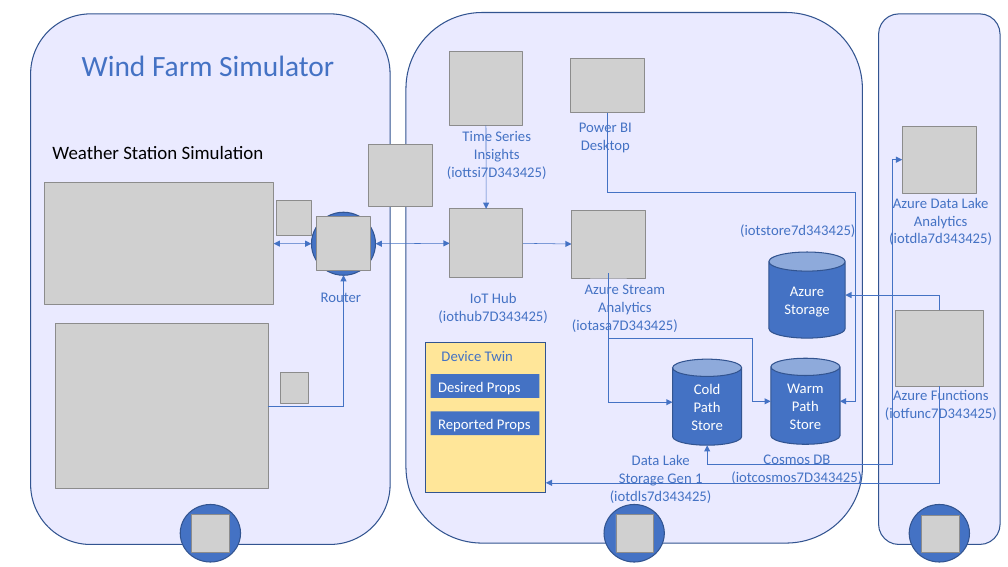
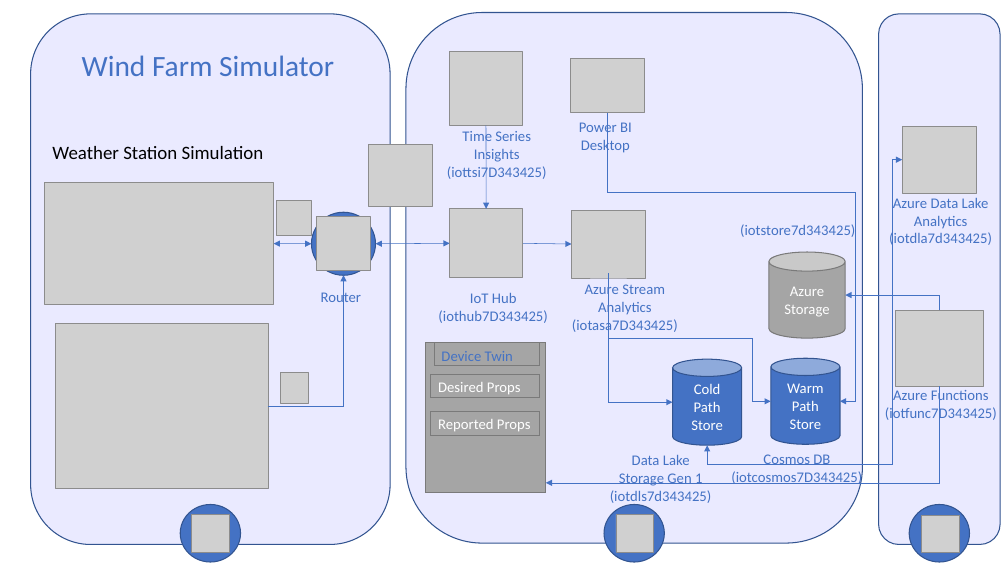
Before and after one commit to beax1000/dev302x, a slide deck: slide 1 of Lab2/WeatherStationArchitecture-7D343425.pptx. Drawn at 1008x567 pixels with LibreOffice and Linux fonts; fonts in the diff are those of the drawing; grey boxes stand for pictures. Boxes give left, top, right and bottom in pixels: in the first picture for what was removed or moved away, otherwise in the second. Text is boxed around its words. In the diff, an @@ line names an element or a change of style, - is before the commit and + after.

```diff
--- a/Lab2/WeatherStationArchitecture-7D343425.pptx
+++ b/Lab2/WeatherStationArchitecture-7D343425.pptx
@@ cylinder "Azure Storage" at (769,252,845,338): fill #4472C4 to #A5A5A5; outline #325491 1 pt to #7A7A7A 1 pt @@
@@ rectangle at (425,343,546,493): fill #FFE699 to #A5A5A5; outline #325491 1 pt to #7A7A7A 1 pt @@
@@ rectangle "Device Twin": place and size @@
-rectangle "Device Twin" at (441,351,513,361)
+rectangle "Device Twin" at (434,343,539,365)
@@ rectangle "Device Twin" at (434,343,539,365): fill none to #A5A5A5; outline none to #7A7A7A 1 pt @@
@@ rectangle "Desired Props" at (431,374,540,398): fill #4472C4 to #A5A5A5; outline none to #7A7A7A 1 pt @@
@@ rectangle "Reported Props" at (431,411,540,435): fill #4472C4 to #A5A5A5; outline none to #7A7A7A 1 pt @@
```
Also in this commit, not shown: 2 other files.
